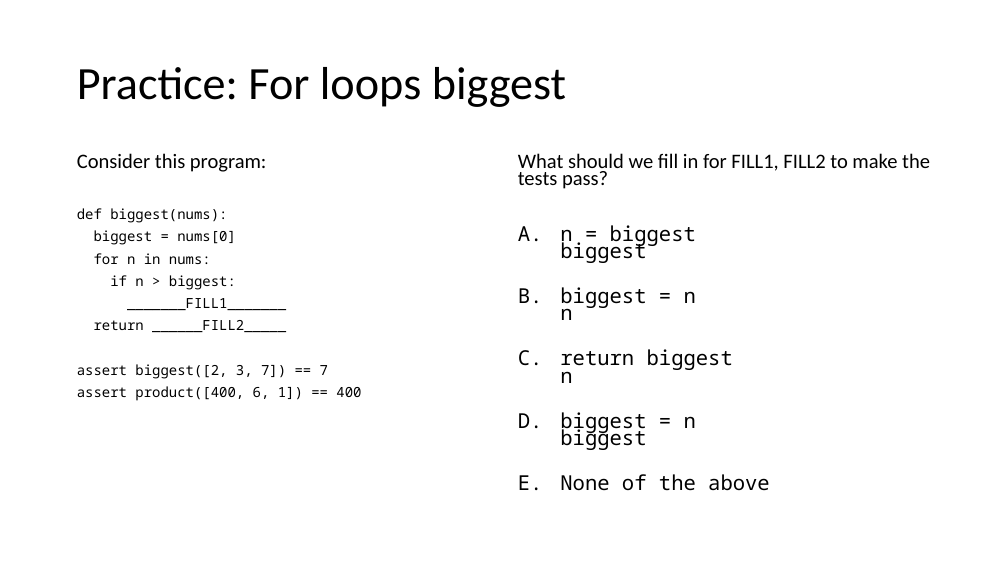
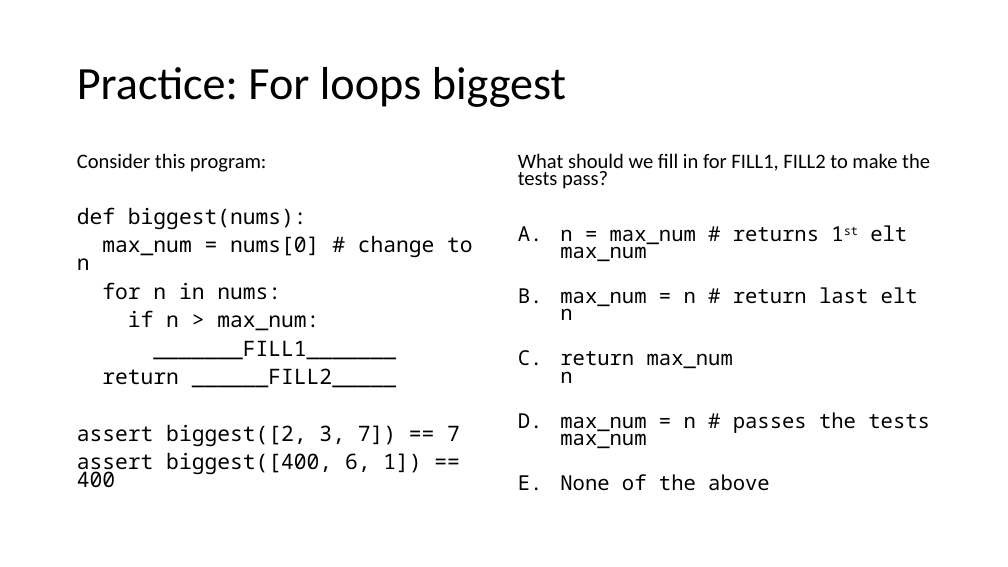
Before and after one commit to catherinefxia/ucsd-cse8a-w20.github.io, a slide deck: slide 4 of lectures/CSE8AW20-01-23-Lec6-Loops/CSE8AW20-01-23-Lec6-Loops-slides.pptx. Drawn at 1008x567 pixels with LibreOffice and Linux fonts; fonts in the diff are those of the drawing. Boxes give left, top, right and bottom in pixels: in the first picture for what was removed or moved away, otherwise in the second. Text is boxed around its words. In the diff, an @@ line names an element or a change of style, - is before the commit and + after.

```diff
--- a/lectures/CSE8AW20-01-23-Lec6-Loops/CSE8AW20-01-23-Lec6-Loops-slides.pptx
+++ b/lectures/CSE8AW20-01-23-Lec6-Loops/CSE8AW20-01-23-Lec6-Loops-slides.pptx
@@ text at bbox=[77, 207, 460, 447]: size 13.3 to 20.3 pt in "def biggest(nums):", "for n in nums:", "_______FILL1_______", "return ______FILL2_____" and 1 more places @@
@@ text at bbox=[77, 235, 473, 270]: text changed; size 13.3 to 20.3 pt @@
-biggest = nums[0]
+max_num = nums[0] # change to n
@@ text at bbox=[560, 225, 930, 449]: text changed @@
-A. n = biggest
-   biggest
-B. biggest = n
-   n
-C. return biggest
-   n
-D. biggest = n
-   biggest
+A. n = max_num # returns 1st elt
+   max_num
+B. max_num = n # return last elt
+   n
+C. return max_num
+   n
+D. max_num = n # passes the tests
+   max_num
@@ text at bbox=[128, 310, 319, 331]: text changed; size 13.3 to 20.3 pt @@
-if n > biggest:
+if n > max_num:
@@ text at bbox=[77, 452, 421, 488]: text changed; size 13.3 to 20.3 pt @@
-assert product([400, 6, 1]) == 400
+assert biggest([400, 6, 1]) == 400
```
Also in this commit, not shown: 2 other slides changed, 5 other files.
